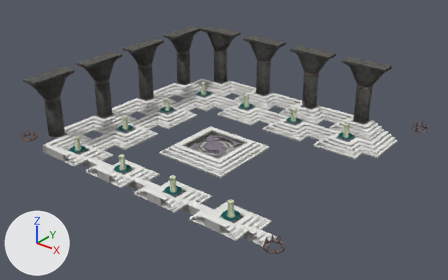
An edit to the glTF model www/models/lba2/iso_scenes/34.glb, drawn before and after from the same camera.
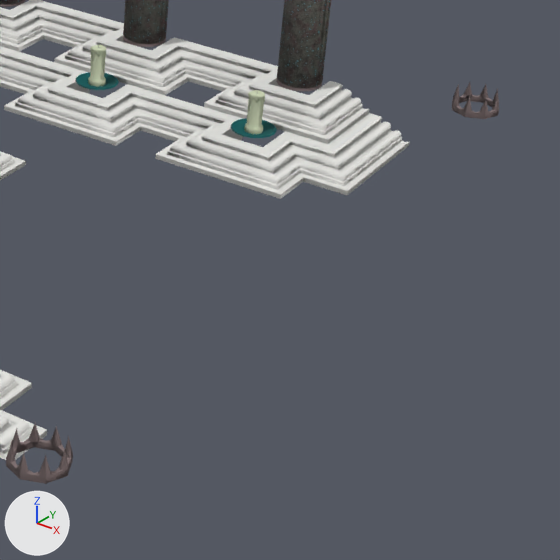
There are two pictures of each version: one whole from a camera (50 mm lens) standing at (32.0, -35.69, 18.35) and looking at (10.85, -9.26, 1.97), one close up on the part from 58% to 100% of the width and 33% to 100% of the height. The axes (+X, +Y, +Z) are drawn at lower left. The lights are the same throughout. Where no turn or scale is listed for an object, it has been applied to the vertices.

The first close-up shows 'colored', 'textured_d66b4c5b'.
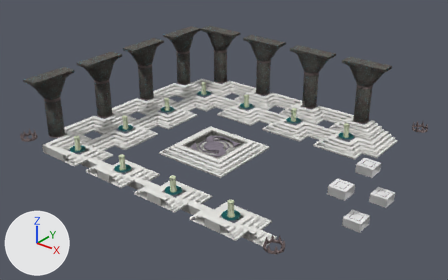
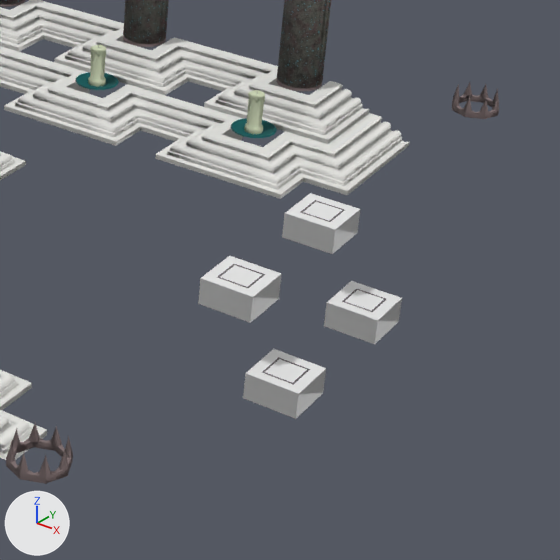
Pixel boxes (x1, y1, x2, y2) of what changed, in the close-ups (560 x 560 px):
'textured_6c7065f3', added: after (198, 193, 402, 419)

The change, as a diff of the scene's bpy script:
```diff
--- a/www/models/lba2/iso_scenes/34.glb.py
+++ b/www/models/lba2/iso_scenes/34.glb.py
@@ mat_material_3 @@
+mat_material_3 = principled_material('Material_3')
+mat_material_3.base_color = (0.8, 0.8, 0.8)  # white #e7e7e7
+mat_material_3.roughness = 1.0
@@ me_mesh_3 @@
+me_mesh_3.from_pydata(...)  # 64 vertices, 80 faces; spans x 19.0..21.0, y -11.0..-7.0, z 0.5..2.5
+me_mesh_3.materials.append(mat_material_3)  # its picture is missing
@@ ob_textured_6c7065f3 @@
+ob_textured_6c7065f3 = bpy.data.objects.new('textured_6c7065f3', me_mesh_3)
+ob_textured_6c7065f3.location = (0.0, 0.0, 0.0)
```
